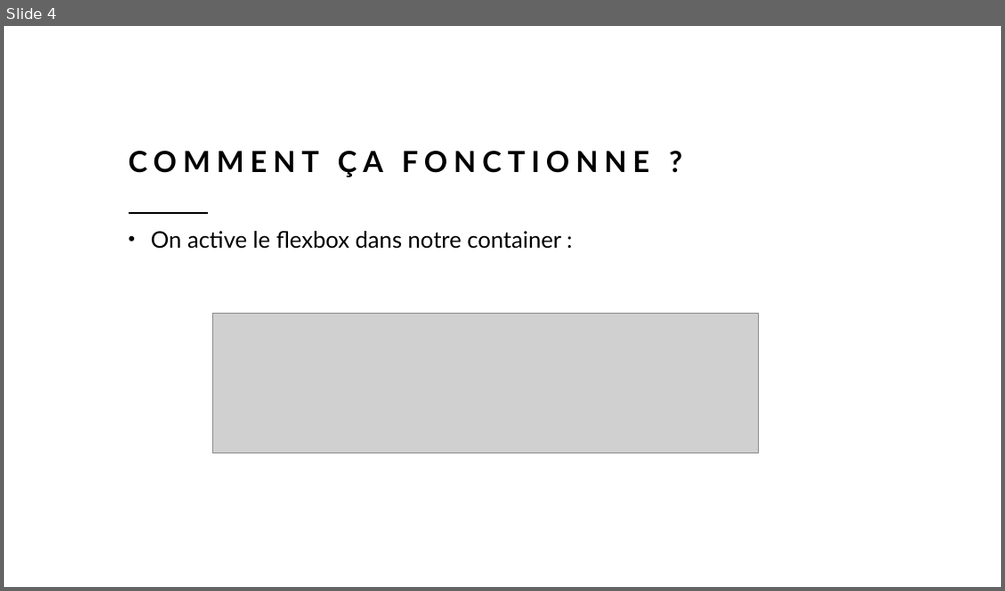
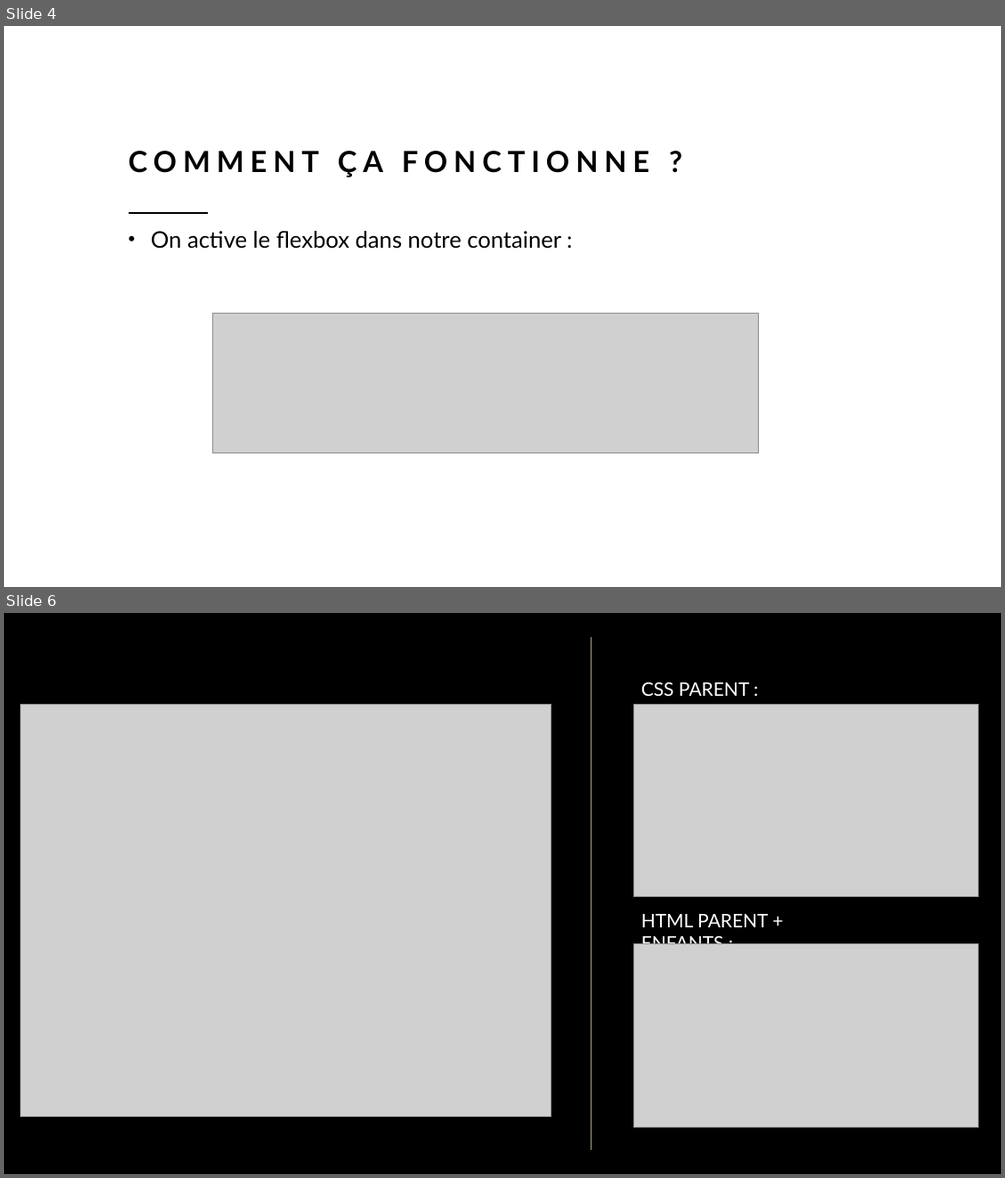
Before and after one commit to FerrandezBenjamin/DAEU, a slide deck: Cours_7/Cours programmation WEB7.pptx. Shown one above the other, each under a label of ours: slide 4 before the commit, slides 4 and 6 after it; the slides between them are not shown. The pictures are 1005x591 and 1005x1178 pixels, drawn with LibreOffice and Linux fonts; fonts in the diff are those of the drawing; grey boxes stand for pictures. Boxes give left, top, right and bottom in pixels: in the first picture for what was removed or moved away, otherwise in the second. Text is boxed around its words. In the diff, an @@ line names an element or a change of style, - is before the commit and + after.

```diff
--- a/Cours_7/Cours programmation WEB7.pptx
+++ b/Cours_7/Cours programmation WEB7.pptx
@@ slide 6 added at [4, 613, 1001, 1174], background #000000 @@
@@ line added from (591, 637) to (591, 1150), #AAA180 0.5 pt @@
@@ text added at [641, 682, 749, 696], 18 pt, text #FFFFFF @@
+CSS PARENT :
@@ picture added at [20, 704, 551, 1116] @@
@@ picture added at [633, 704, 979, 896] @@
@@ text added at [641, 914, 768, 944], 18 pt, text #FFFFFF @@
+HTML PARENT + ENFANTS :
@@ picture added at [633, 943, 979, 1127] @@
```
Also in this commit, not shown: 1 slide changed, 2 other slides added, 1 slide removed, 2 other files.
